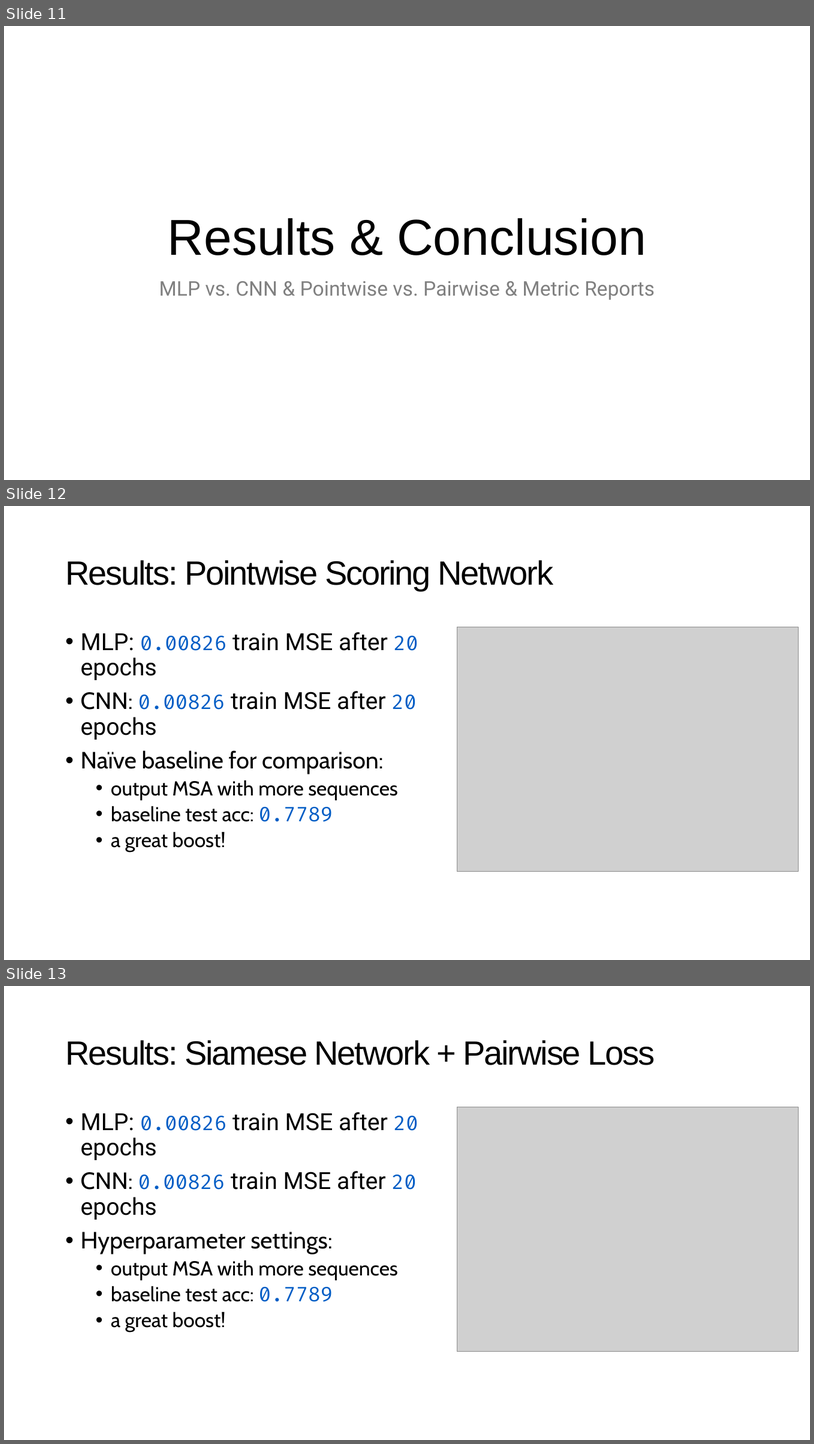
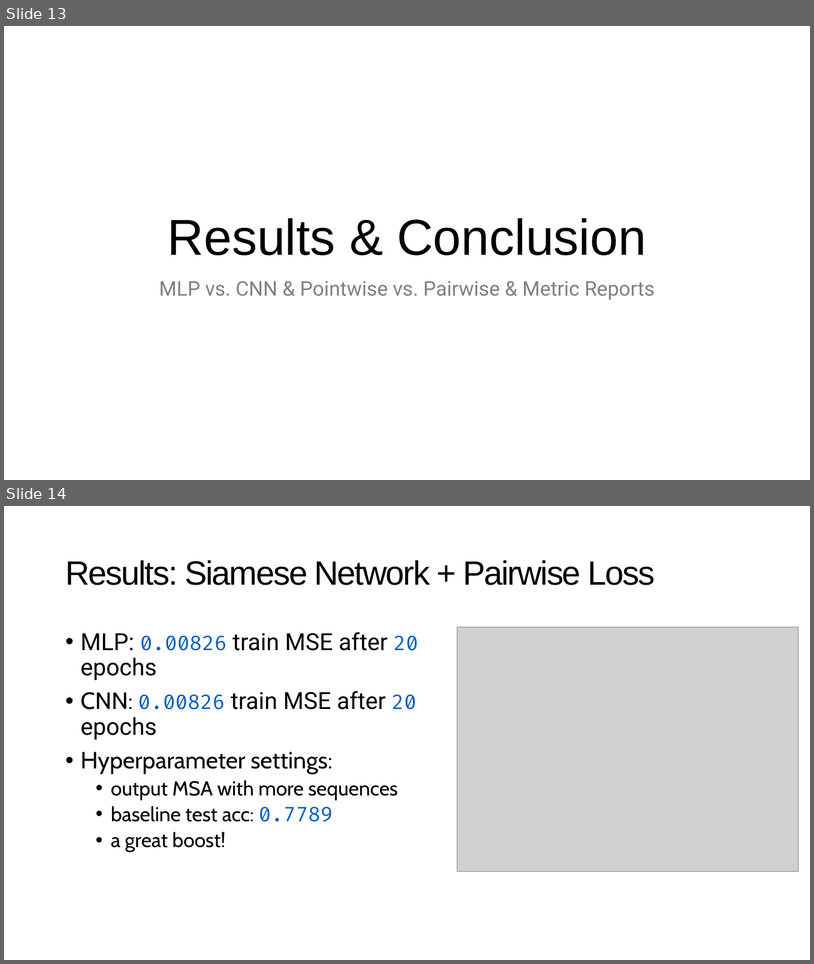
Before and after one commit to NaiL23/ShanghaiTech-CS177H-MSA-Scoring, a slide deck: report/presentation.pptx. Shown one above the other, each under a label of ours: slides 11, 12 and 13 before the commit, slides 13 and 14 after it. The pictures are 814x1444 and 814x964 pixels, drawn with LibreOffice and Linux fonts; fonts in the diff are those of the drawing; grey boxes stand for pictures. Boxes give left, top, right and bottom in pixels: in the first picture for what was removed or moved away, otherwise in the second. Text is boxed around its words. In the diff, an @@ line names an element or a change of style, - is before the commit and + after.

Commit message:
update mlp training

```diff
--- a/report/presentation.pptx
+++ b/report/presentation.pptx
@@ slide 12 removed at (x1=4, y1=506, x2=810, y2=960), background #FFFFFF @@
@@ title removed at (x1=65, y1=560, x2=554, y2=591) @@
-Results: Pointwise Scoring Network
@@ picture removed at (x1=457, y1=627, x2=798, y2=871) @@
@@ text removed at (x1=81, y1=632, x2=418, y2=852) @@
-• MLP: 0.00826 train MSE after 20 epochs
-• CNN: 0.00826 train MSE after 20 epochs
-• Naïve baseline for comparison:
-  • output MSA with more sequences
-  • baseline test acc: 0.7789
-  • a great boost!
@@ what was slide 11 is now slide 13 @@
@@ what was slide 13 is now slide 14 @@
```
Also in this commit, not shown: 2 slides changed, 2 slides added, 3 other files.
